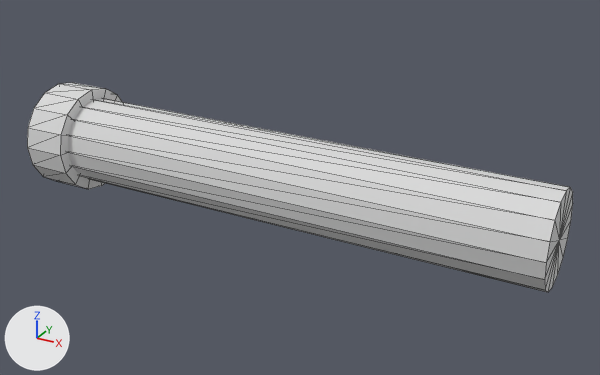
A saved change to the OBJ model packages/excavator_sim/urdf/meshes/bucket_cyl_barrel.obj.
Rendered twice from a 50 mm camera at (1.33, -1.366, 0.674) aimed at (0.569, 0.018, -0.018). Lighting does not change. The marker at lower left points along +X, +Y and +Z. The first picture is the older version. Mesh edges are drawn as thin lines. Where no turn or scale is listed for an object, it has been applied to the vertices.

In view in the first picture: 'bucket_cyl_barrel'.
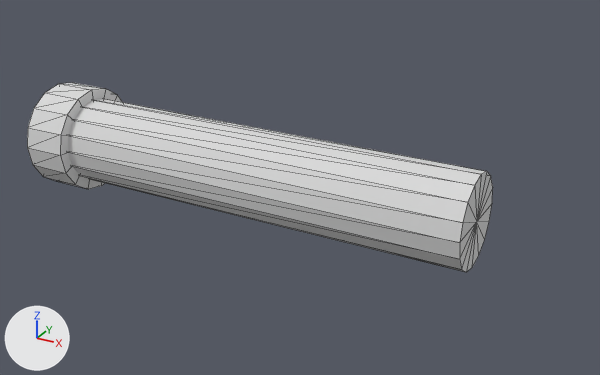
The change, as a diff of the scene's bpy script:
```diff
--- a/packages/excavator_sim/urdf/meshes/bucket_cyl_barrel.obj.py
+++ b/packages/excavator_sim/urdf/meshes/bucket_cyl_barrel.obj.py
@@ me_bucket_cyl_barrel @@
 # used by ob_bucket_cyl_barrel; location = (0.0, 0.0, 0.0)
-me_bucket_cyl_barrel.from_pydata(...)  # 68 vertices, 128 faces; spans x -0.06..1.1, y -0.119..0.119, z -0.119..0.119
+me_bucket_cyl_barrel.from_pydata(...)  # 68 vertices, 128 faces; spans x -0.06..0.95, y -0.119..0.119, z -0.119..0.119
+# me_bucket_cyl_barrel part 1: all 17 vertices in x 1.1, y -0.095..0.095, z -0.095..0.095 are moved by (-0.15, 0.0, 0.0)
 me_bucket_cyl_barrel.materials.append(mat_steel_mid)
```

Boxes [x1, y1, x2, y2] around the edits, measured in the pictures (600 x 375 px; the box of a moved part takes in the faces that stretch with it):
'bucket_cyl_barrel', reshaped (15% narrower, 10% shorter): before [27, 83, 573, 292]; after [27, 83, 493, 272]
part 1 of me_bucket_cyl_barrel, moved or reshaped: before [79, 99, 573, 292]; after [79, 99, 493, 272]
